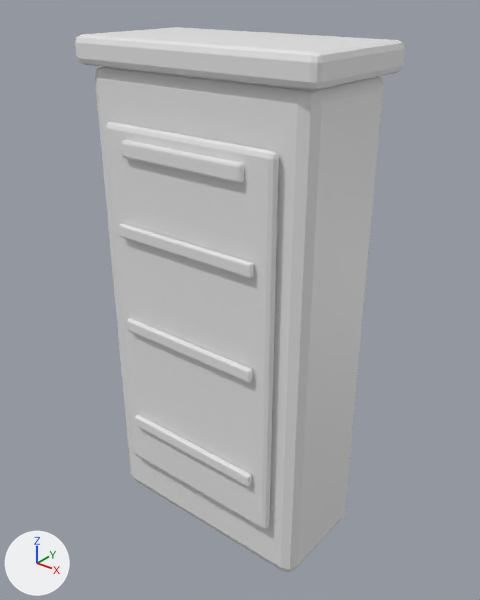
An edit to the glTF model godot/assets/generated/industrial/dz_utility_cabinet.glb, drawn before and after from the same camera.
Rendered twice from a camera (50 mm lens) standing at (1.364, -1.669, 1.968) and looking at (0.018, 0.014, 0.924). Lighting does not change. The marker at lower left points along +X, +Y and +Z. The older version comes first.

Objects in the first picture: 'CabinetBody', 'CabinetDoor', 'CabinetTop', 'DoorRib_0.42', 'DoorRib_0.84', 'DoorRib_1.2', 'StatusBar'.
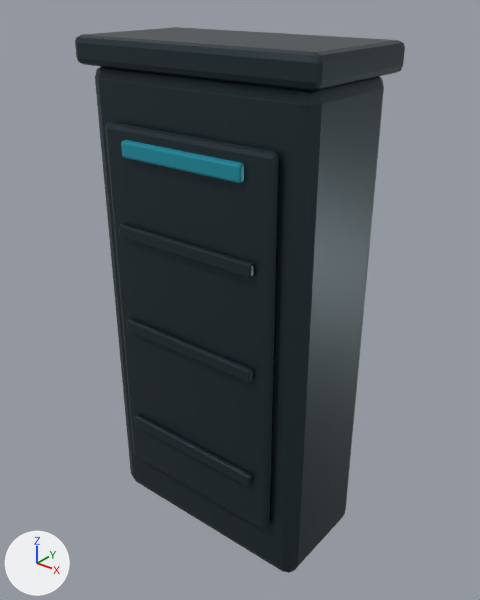
Where the change shows, as pixel boxes (x1, y1, x2, y2) in the pictures (480 x 600 px):
'CabinetBody', recoloured, surface changed (darker): (95, 67, 384, 573) in both
'CabinetDoor', recoloured, surface changed (white to dark blue): (105, 122, 279, 529) in both
'CabinetTop', recoloured, surface changed (darker): (75, 27, 405, 91) in both
'StatusBar', recoloured (white to cyan): (121, 140, 244, 183) in both
'DoorRib_1.2', recoloured, surface changed (darker): (119, 224, 254, 278) in both
'DoorRib_0.84', recoloured, surface changed (darker): (127, 319, 253, 382) in both
'DoorRib_0.42', recoloured, surface changed (darker): (135, 415, 252, 486) in both

The change, as a list of edits to the scene's bpy script:
```text
Change mat_dz_darksteel:
    mat_dz_darksteel.base_color: (0.8, 0.8, 0.8) -> (0.035, 0.055, 0.065)  # white #e7e7e7 -> dark blue #354248
    mat_dz_darksteel.metallic: 0.0 -> 0.72
Change mat_dz_systemcyan:
    mat_dz_systemcyan.base_color: (0.8, 0.8, 0.8) -> (0.015, 0.32, 0.42)  # white #e7e7e7 -> cyan #2199ad
```
